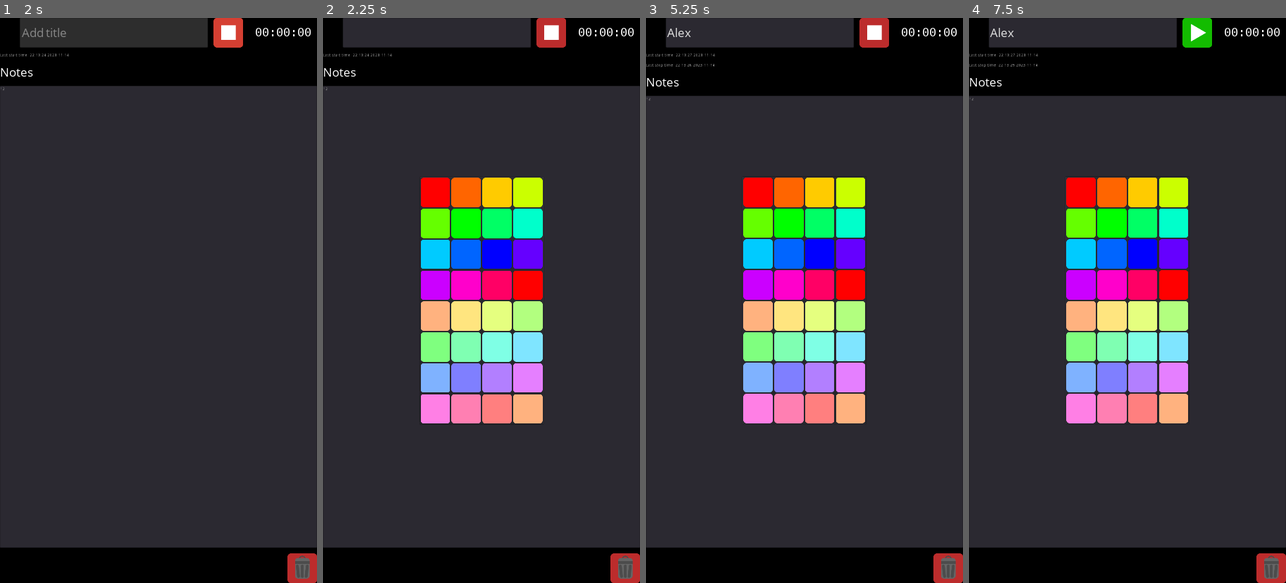
Above: before the commit, frames 1-4 (left to right).
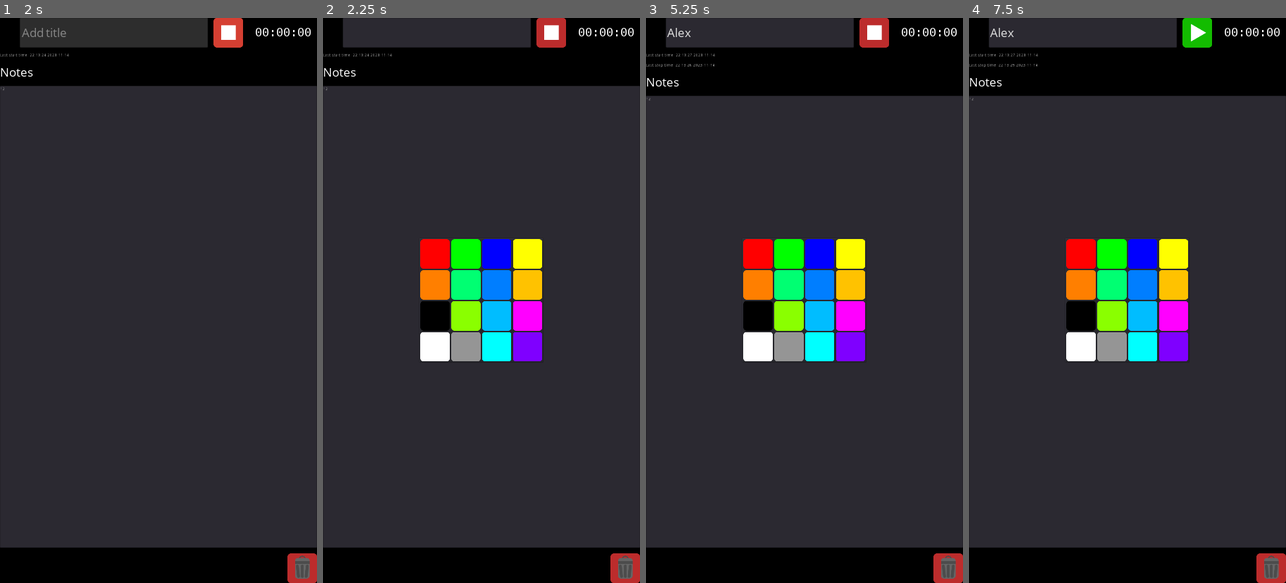
Above: after the commit, the same moments.

Repository: andrew-wilkes/godot-activity-timer
Game: Godot game, scene res://ActivityView.tscn
Two runs of this game, one before a commit and one after it. Both use one fixed random seed, a clock stepped at 60 frames per second and the inputs below. This scene is started directly instead of the project's main scene.
Inputs (mouse positions are in pixels of both pictures, inside the frame that each line leads up to):
- Up to frame 1 (2 s): click (158, 311) at 0.52 s; type "12" at 0.6 s; click (228, 34) at 1.25 s
- Up to frame 2 (2.25 s): click (329, 34) at 2 s
- Up to frame 3 (5.25 s): click (760, 34) at 2.77 s; type "Alex" at 2.85 s; click (874, 34) at 3.5 s; click (874, 34) at 4.25 s; click (652, 34) at 5 s
- Up to frame 4 (7.5 s): click (1111, 255) at 5.77 s; click (1197, 34) at 6.5 s; click (975, 34) at 7.25 s

Frame 1 is identical in both runs. In frame 2, 15% of the frame differs, in the area x 30-70%, y 28-72%; in frame 3, 15%; in frame 4, 15%.

Commit message:
Fix colors of panel

Diff:
--- a/src/ColorGridPanel.gd
+++ b/src/ColorGridPanel.gd
@@ -3,17 +3,7 @@
 signal color_changed(color)
 
 func _ready():
-	var b = $Grid/B1
-	for n in 32:
-		var button: TextureButton
-		if n > 0:
-			button = b.duplicate()
-			$Grid.add_child(button)
-		else:
-			button = b
-		# Switch between saturated and pastel palettes
-		var s = 0.5 if n > 15 else 1.0
-		button.modulate =  Color.from_hsv(fmod(n / 15.0, 2.0), s, 1.0)
+	for button in $Grid.get_children():
 		var _e = button.connect("pressed", self, "change_color", [button])
 	if get_parent().name == "root":
 		# Test
--- a/src/ColorGridPanel.tscn
+++ b/src/ColorGridPanel.tscn
@@ -4,6 +4,7 @@
 [ext_resource path="res://ColorGridPanel.gd" type="Script" id=2]
 
 [node name="ColorGridPanel" type="PopupPanel"]
+visible = true
 anchor_right = 1.0
 anchor_bottom = 1.0
 size_flags_horizontal = 5
@@ -23,6 +24,120 @@
 }
 
 [node name="B1" type="TextureButton" parent="Grid"]
-margin_right = 48.0
-margin_bottom = 48.0
+modulate = Color( 1, 0, 0, 1 )
+margin_right = 100.0
+margin_bottom = 100.0
 texture_normal = ExtResource( 1 )
+
+[node name="B2" type="TextureButton" parent="Grid"]
+modulate = Color( 0, 1, 0, 1 )
+margin_left = 105.0
+margin_right = 205.0
+margin_bottom = 100.0
+texture_normal = ExtResource( 1 )
+
+[node name="B3" type="TextureButton" parent="Grid"]
+modulate = Color( 0, 0, 1, 1 )
+margin_left = 210.0
+margin_right = 310.0
+margin_bottom = 100.0
+texture_normal = ExtResource( 1 )
+
+[node name="B4" type="TextureButton" parent="Grid"]
+modulate = Color( 1, 1, 0, 1 )
+margin_left = 315.0
+margin_right = 415.0
+margin_bottom = 100.0
+texture_normal = ExtResource( 1 )
+
+[node name="B5" type="TextureButton" parent="Grid"]
+modulate = Color( 1, 0.501961, 0, 1 )
+margin_top = 105.0
+margin_right = 100.0
+margin_bottom = 205.0
+texture_normal = ExtResource( 1 )
+
+[node name="B6" type="TextureButton" parent="Grid"]
+modulate = Color( 0, 1, 0.45098, 1 )
+margin_left = 105.0
+margin_top = 105.0
+margin_right = 205.0
+margin_bottom = 205.0
+texture_normal = ExtResource( 1 )
+
+[node name="B7" type="TextureButton" parent="Grid"]
+modulate = Color( 0, 0.498039, 1, 1 )
+margin_left = 210.0
+margin_top = 105.0
+margin_right = 310.0
+margin_bottom = 205.0
+texture_normal = ExtResource( 1 )
+
+[node name="B8" type="TextureButton" parent="Grid"]
+modulate = Color( 1, 0.764706, 0, 1 )
+margin_left = 315.0
+margin_top = 105.0
+margin_right = 415.0
+margin_bottom = 205.0
+texture_normal = ExtResource( 1 )
+
+[node name="B9" type="TextureButton" parent="Grid"]
+modulate = Color( 0, 0, 0, 1 )
+margin_top = 210.0
+margin_right = 100.0
+margin_bottom = 310.0
+texture_normal = ExtResource( 1 )
+
+[node name="B10" type="TextureButton" parent="Grid"]
+modulate = Color( 0.545098, 1, 0, 1 )
+margin_left = 105.0
+margin_top = 210.0
+margin_right = 205.0
+margin_bottom = 310.0
+texture_normal = ExtResource( 1 )
+
+[node name="B11" type="TextureButton" parent="Grid"]
+modulate = Color( 0, 0.745098, 1, 1 )
+margin_left = 210.0
+margin_top = 210.0
+margin_right = 310.0
+margin_bottom = 310.0
+texture_normal = ExtResource( 1 )
+
+[node name="B12" type="TextureButton" parent="Grid"]
+modulate = Color( 1, 0, 1, 1 )
+margin_left = 315.0
+margin_top = 210.0
+margin_right = 415.0
+margin_bottom = 310.0
+texture_normal = ExtResource( 1 )
+
+[node name="B13" type="TextureButton" parent="Grid"]
+margin_top = 315.0
+margin_right = 100.0
+margin_bottom = 415.0
+texture_normal = ExtResource( 1 )
+
+[node name="B14" type="TextureButton" parent="Grid"]
+modulate = Color( 0.588235, 0.588235, 0.588235, 1 )
+margin_left = 105.0
+margin_top = 315.0
+margin_right = 205.0
+margin_bottom = 415.0
+texture_normal = ExtResource( 1 )
+
+[node name="B15" type="TextureButton" parent="Grid"]
+modulate = Color( 0, 1, 1, 1 )
+margin_left = 210.0
+margin_top = 315.0
+margin_right = 310.0
+margin_bottom = 415.0
+texture_normal = ExtResource( 1 )
+
+[node name="B16" type="TextureButton" parent="Grid"]
+modulate = Color( 0.501961, 0, 1, 1 )
+margin_left = 315.0
+margin_top = 315.0
+margin_right = 415.0
+margin_bottom = 415.0
+texture_normal = ExtResource( 1 )
